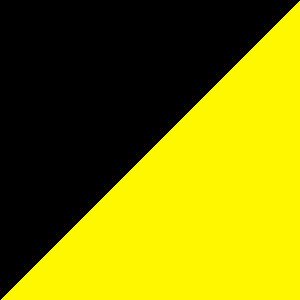
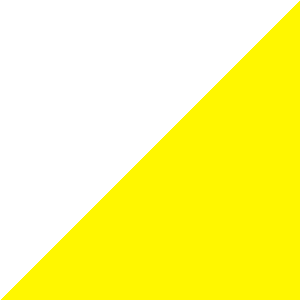
The second 300x300 image is a revision of the first. Changes to its layers:
removed layer "Background" over [0, 0, 300, 300]
